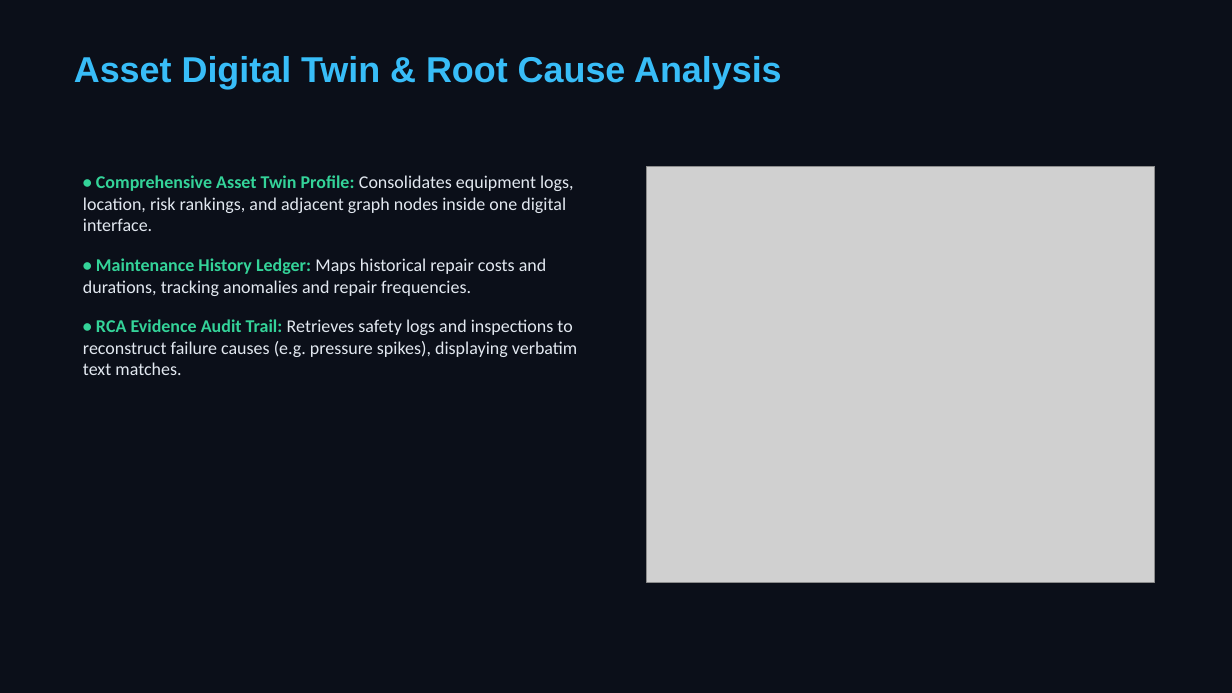
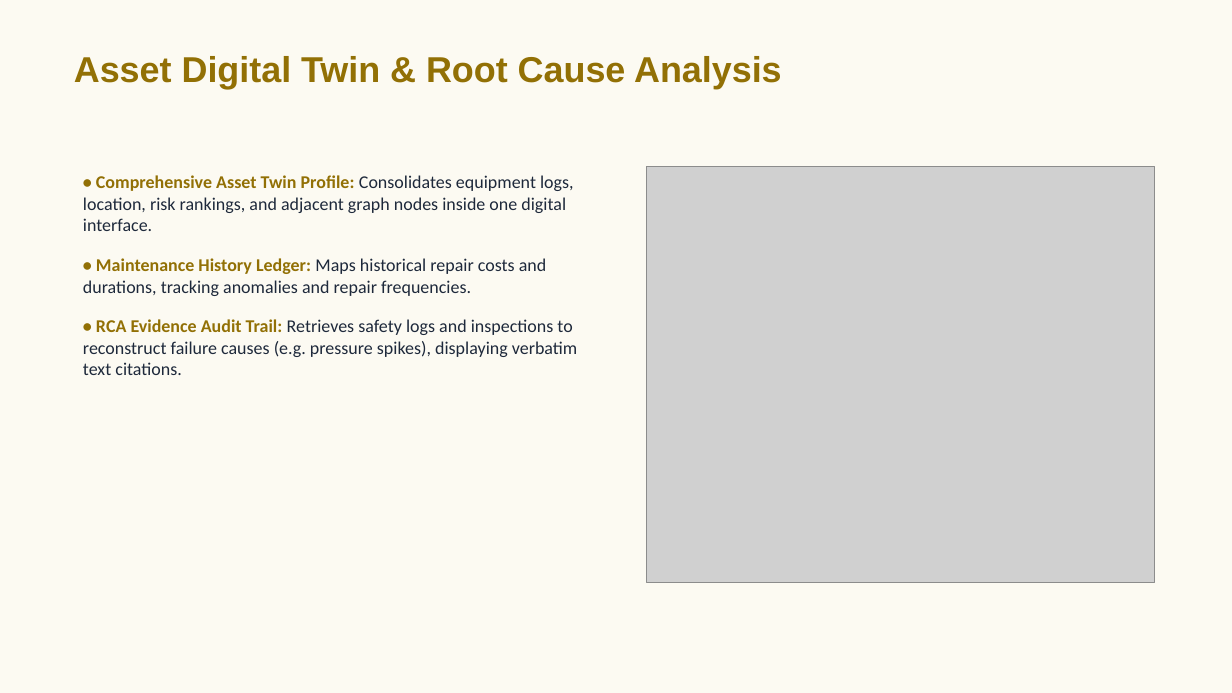
Before and after one commit to NITESH100LANKI/INDUS-BRAIN-AI, a slide deck: slide 8 of deliverables/INDUS_BRAIN_AI_Final_Pitch.pptx. Drawn at 1232x693 pixels with LibreOffice and Linux fonts; fonts in the diff are those of the drawing; grey boxes stand for pictures. Boxes give left, top, right and bottom in pixels: in the first picture for what was removed or moved away, otherwise in the second. Text is boxed around its words. In the diff, an @@ line names an element or a change of style, - is before the commit and + after.

Commit message:
style: change presentation slides background theme to light cream and gold

```diff
--- a/deliverables/INDUS_BRAIN_AI_Final_Pitch.pptx
+++ b/deliverables/INDUS_BRAIN_AI_Final_Pitch.pptx
@@ rectangle at (x1=0, y1=0, x2=1232, y2=693): fill #0B0F19 to #FCFAF2 @@
@@ text "Asset Digital Twin & Root ..." at (x1=74, y1=56, x2=782, y2=89): text colour #38BDF8 to #927005 @@
@@ text at (x1=83, y1=175, x2=574, y2=296): text colour #34D399 to #927005 in "• Comprehensive Asset Twin Profile:", "• Maintenance History Ledger:"; text colour #E2E8F0 to #1E293B in "Consolidates equipment logs, location, risk rankings, and ...", "Maps historical repair costs and durations, tracking ..." @@
@@ text at (x1=83, y1=319, x2=577, y2=375): text changed; text colour #E2E8F0 to #1E293B @@
-• RCA Evidence Audit Trail: Retrieves safety logs and inspections to reconstruct failure causes (e.g. pressure spikes), displaying verbatim text matches.
+• RCA Evidence Audit Trail: Retrieves safety logs and inspections to reconstruct failure causes (e.g. pressure spikes), displaying verbatim text citations.
```
Also in this commit, not shown: 15 other slides changed, 1 other file.
